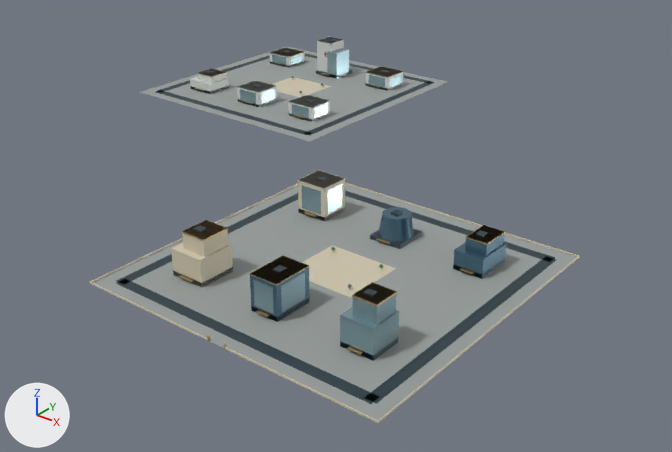
The glTF model web/public/assets/3d/ampliworld/GC-CITY-2030/GC-TILE-01-09.glb as it was, and as the next commit left it.
The view is the same before and after, from a 50 mm lens placed at (-8295.0, 5164.0, 434.0), pointed at (-8948.0, 5980.0, -72.0). Lighting does not change. The marker at lower left points along +X, +Y and +Z. The picture after the commit comes second. Where no turn or scale is listed for an object, it has been applied to the vertices. Vertices at exactly the same position are counted once.

In view in the first picture: 'GC-TILE-01-09-blue', 'GC-TILE-01-09-dark', 'GC-TILE-01-09-glass', 'GC-TILE-01-09-gold', 'GC-TILE-01-09-ivory', 'GC-TILE-01-09-paving', 'GC-TILE-01-09-white' and 1 more.
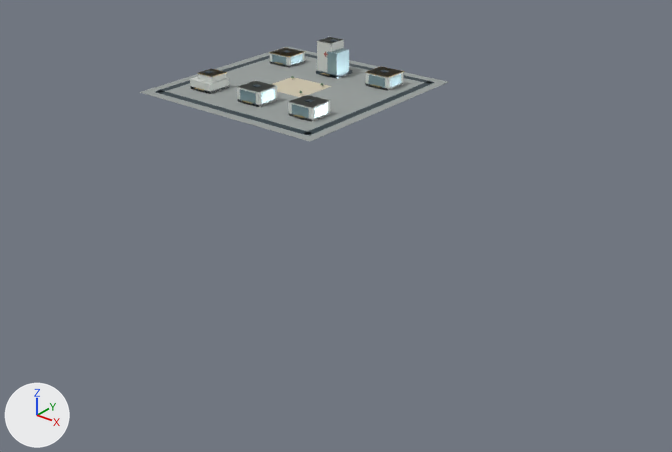
Diff of the bpy script that builds the scene:
```diff
--- a/web/public/assets/3d/ampliworld/GC-CITY-2030/GC-TILE-01-09.glb.py
+++ b/web/public/assets/3d/ampliworld/GC-CITY-2030/GC-TILE-01-09.glb.py
@@ me_mesh_0 @@
 # used by ob_gc_tile_01_09_paving; location = (0.0, 0.0, 0.0)
-me_mesh_0.from_pydata(...)  # 16 vertices, 24 faces; spans x -9379.0..-8621.0, y 5621.0..6379.0, z 0.0
+me_mesh_0.from_pydata(...)  # 8 vertices, 12 faces; spans x -9379.0..-9041.0, y 6041.0..6379.0, z 0.0
+# me_mesh_0 part 1: the loose piece of 8 vertices spanning x -8959.0..-8621.0, y 5621.0..5959.0, z 0.0 is deleted
 me_mesh_0.materials.append(mat_paving)
@@ me_mesh_1 @@
 # used by ob_gc_tile_01_09_dark; location = (0.0, 0.0, 0.0)
-me_mesh_1.from_pydata(...)  # 256 vertices, 384 faces; spans x -9364.0..-8636.0, y 5636.0..6364.0, z 0.0..54.0
+me_mesh_1.from_pydata(...)  # 128 vertices, 192 faces; spans x -9364.0..-9056.0, y 6056.0..6364.0, z 0.0..54.0
+# me_mesh_1 part 2: 16 loose pieces with 128 vertices, spanning x -8944.0..-8636.0, y 5636.0..5944.0, z 0.0..51.0, are deleted
 me_mesh_1.materials.append(mat_dark)
@@ me_mesh_2 @@
 # used by ob_gc_tile_01_09_ivory; location = (0.0, 0.0, 0.0)
-me_mesh_2.from_pydata(...)  # 80 vertices, 120 faces; spans x -9250.0..-8620.0, y 5620.0..6246.0, z 0.0..47.0
+me_mesh_2.from_pydata(...)  # 8 vertices, 12 faces; spans x -9250.0..-9170.0, y 6174.0..6246.0, z 0.0
+# me_mesh_2 part 3: 9 loose pieces with 72 vertices, spanning x -8960.0..-8620.0, y 5620.0..5960.0, z 0.0..47.0, are deleted
 me_mesh_2.materials.append(mat_ivory)
@@ me_mesh_5 @@
 # used by ob_gc_tile_01_09_white; location = (0.0, 0.0, 0.0)
-me_mesh_5.from_pydata(...)  # 88 vertices, 132 faces; spans x -9332.0..-8871.0, y 5864.0..6322.0, z 0.0..53.0
+me_mesh_5.from_pydata(...)  # 80 vertices, 120 faces; spans x -9332.0..-9088.0, y 6102.0..6322.0, z 0.0..53.0
+# me_mesh_5 part 4: the loose piece of 8 vertices spanning x -8909.0..-8871.0, y 5864.0..5900.0, z 38.0..39.0 is deleted
 me_mesh_5.materials.append(mat_white)
@@ me_mesh_6 @@
 # used by ob_gc_tile_01_09_gold; location = (0.0, 0.0, 0.0)
-me_mesh_6.from_pydata(...)  # 234 vertices, 372 faces; spans x -9332.0..-8674.0, y 5620.0..6322.0, z 0.0..50.0
+me_mesh_6.from_pydata(...)  # 72 vertices, 108 faces; spans x -9332.0..-9088.0, y 6098.0..6322.0, z 4.0..25.0
+# me_mesh_6 part 5: 15 loose pieces with 162 vertices, spanning x -8901.0..-8674.0, y 5620.0..5902.0, z 0.0..50.0, are deleted
 me_mesh_6.materials.append(mat_gold)
@@ me_mesh_7 @@
 # used by ob_gc_tile_01_09_glass; location = (0.0, 0.0, 0.0)
-me_mesh_7.from_pydata(...)  # 216 vertices, 324 faces; spans x -9332.0..-8673.0, y 5680.0..6322.0, z 0.0..50.0
+me_mesh_7.from_pydata(...)  # 136 vertices, 204 faces; spans x -9332.0..-9088.0, y 6102.0..6322.0, z 0.0..40.0
+# me_mesh_7 part 6: 10 loose pieces with 80 vertices, spanning x -8909.0..-8673.0, y 5680.0..5900.0, z 0.0..50.0, are deleted
 me_mesh_7.materials.append(mat_glass)
@@ ob_gc_tile_01_09_blue @@
-ob_gc_tile_01_09_blue = bpy.data.objects.new('GC-TILE-01-09-blue', me_mesh_9)
-ob_gc_tile_01_09_blue.location = (0.0, 0.0, 0.0)
```

Where the change shows, as pixel boxes [x1, y1, x2, y2] in the pictures (672 x 452 px):
'GC-TILE-01-09-paving', reshaped (36% narrower, 74% shorter)
    before: [93, 47, 577, 420]
    after: [140, 47, 448, 142]
'GC-TILE-01-09-dark', reshaped (37% narrower, 73% shorter)
    before: [116, 39, 557, 404]
    after: [156, 39, 434, 135]
'GC-TILE-01-09-ivory', reshaped
    before: [90, 77, 580, 423]
    after: [272, 77, 331, 97]
'GC-TILE-01-09-glass', reshaped (77% shorter)
    before: [240, 48, 401, 361]
    after: [240, 48, 401, 118]
'GC-TILE-01-09-blue', deleted
    before: [250, 207, 506, 322]
'GC-TILE-01-09-white', reshaped (44% shorter)
    before: [190, 37, 404, 189]
    after: [190, 37, 404, 122]
'GC-TILE-01-09-gold', reshaped (36% narrower, 77% shorter)
    before: [178, 47, 505, 355]
    after: [195, 47, 404, 118]
part 1 of me_mesh_0, deleted
    before: [93, 184, 577, 420]
part 2 of me_mesh_1, deleted
    before: [116, 176, 557, 404]
part 3 of me_mesh_2, deleted
    before: [90, 172, 580, 423]
part 4 of me_mesh_5, deleted
    before: [297, 170, 346, 189]
part 5 of me_mesh_6, deleted
    before: [178, 212, 505, 355]
part 6 of me_mesh_7, deleted
    before: [253, 184, 399, 361]
